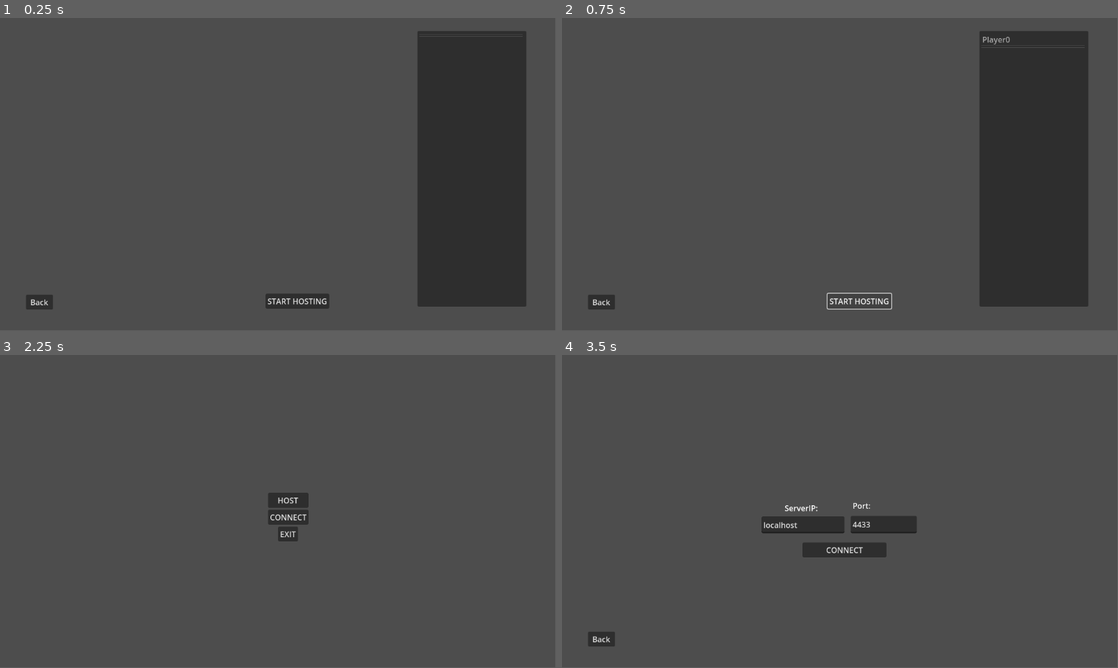
Above: before the commit, frames 1-4 (two rows, left to right).
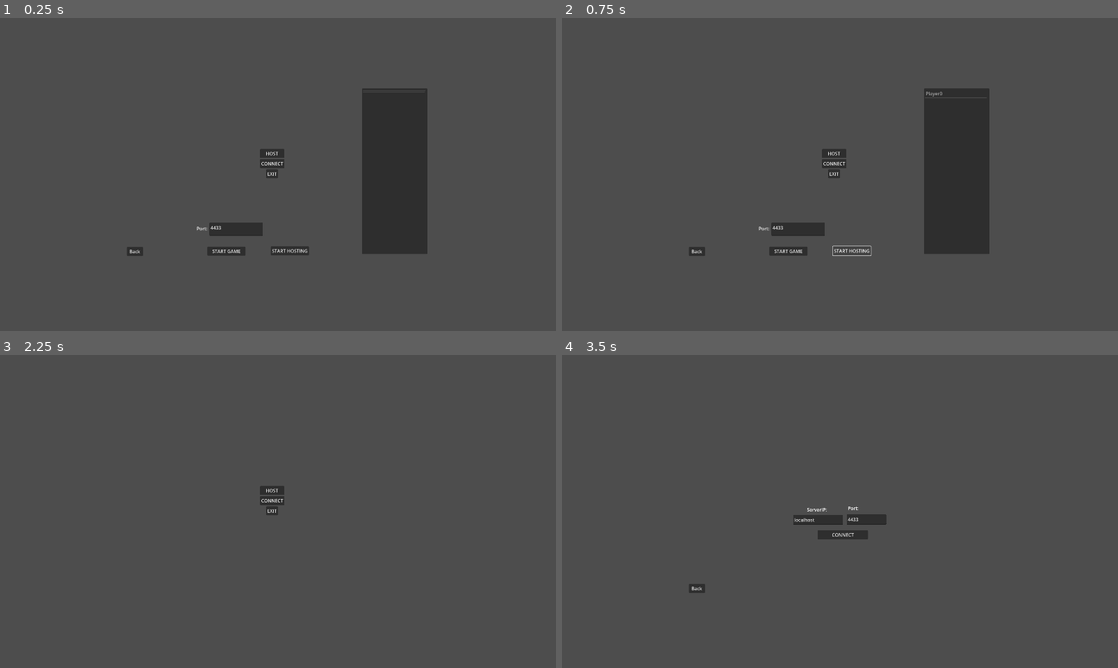
Above: after the commit, the same moments.

Repository: Igrostroy/Faith
Game: Godot game, scene res://src/scenes/menu/main.tscn
The game is run twice, just before and just after one commit, with the same random seed, the same clock (stepped at 60 frames per second) and the same inputs.
Inputs (mouse positions are in pixels of both pictures, inside the frame that each line leads up to):
- Up to frame 1 (0.25 s): no input
- Up to frame 2 (0.75 s): click "START HOSTING" at 0.5 s
- Up to frame 3 (2.25 s): click (272, 489) at 1.25 s, where only the run after the commit has a clickable "HOST"; click "Back" at 2 s
- Up to frame 4 (3.5 s): click "CONNECT" at 2.75 s
In our replay, the window is 799x449 before the commit and 800x450 after it. These sizes can differ from the game's own. Grey fills any space a smaller window leaves; there, only what the larger window draws over its background counts as a difference.

The runs differ from the first frame. In frame 1, 23% of the frame differs, in the area x 4-95%, y 4-94%; in frame 2, 23%; in frame 3, 0.8%; in frame 4, 2.3%.

Commit message:
feature(multiplayer): add level foundation

Diff:
--- a/project.godot
+++ b/project.godot
@@ -14,3 +14,9 @@
 run/main_scene="res://src/scenes/menu/main.tscn"
 config/features=PackedStringArray("4.0", "Forward Plus")
 config/icon="res://icon.svg"
+
+[display]
+
+window/size/viewport_width=1920
+window/size/viewport_height=1080
+window/stretch/mode="viewport"
--- /dev/null
+++ b/src/scenes/King.tscn
@@ -0,0 +1,19 @@
+[gd_scene load_steps=3 format=3 uid="uid://c1pcnoyt8ewoo"]
+
+[ext_resource type="Texture2D" uid="uid://dol46jyccb7c8" path="res://src/assets/castles/king.png" id="1_x6e8r"]
+
+[sub_resource type="CircleShape2D" id="CircleShape2D_0x73f"]
+radius = 94.7629
+
+[node name="King" type="Node2D"]
+
+[node name="Area2D" type="Area2D" parent="."]
+
+[node name="Sprite2D" type="Sprite2D" parent="Area2D"]
+position = Vector2(933.25, 492.474)
+scale = Vector2(0.0938118, 0.0938118)
+texture = ExtResource("1_x6e8r")
+
+[node name="CollisionShape2D" type="CollisionShape2D" parent="Area2D"]
+position = Vector2(934, 492)
+shape = SubResource("CircleShape2D_0x73f")
--- /dev/null
+++ b/src/scenes/level/BattleLevel.tscn
@@ -0,0 +1,21 @@
+[gd_scene load_steps=5 format=3 uid="uid://dxnf6lfim0k4a"]
+
+[ext_resource type="PackedScene" uid="uid://bb6cyxqar28u8" path="res://src/scenes/players/Castle1.tscn" id="1_c2sb8"]
+[ext_resource type="PackedScene" uid="uid://ciridmbcahx5j" path="res://src/scenes/players/Castle2.tscn" id="2_grpsg"]
+[ext_resource type="PackedScene" uid="uid://860yxeryutd" path="res://src/scenes/players/Castle3.tscn" id="3_cmhra"]
+[ext_resource type="Script" path="res://src/scenes/menu/scripts/Camera2D.gd" id="4_tdp7s"]
+
+[node name="root" type="Node2D"]
+
+[node name="Castle1" parent="." instance=ExtResource("1_c2sb8")]
+position = Vector2(-4, 207)
+
+[node name="Castle2" parent="." instance=ExtResource("2_grpsg")]
+position = Vector2(-517, -421)
+
+[node name="Castle3" parent="." instance=ExtResource("3_cmhra")]
+position = Vector2(626, -405)
+
+[node name="Camera2D" type="Camera2D" parent="."]
+position = Vector2(964, 534)
+script = ExtResource("4_tdp7s")
--- a/src/scenes/menu/main.tscn
+++ b/src/scenes/menu/main.tscn
@@ -34,7 +34,7 @@
 grow_vertical = 2
 script = ExtResource("1_hc677")
 
-[node name="HBoxContainer" type="HBoxContainer" parent="."]
+[node name="Level" type="HBoxContainer" parent="."]
 layout_mode = 1
 anchors_preset = 8
 anchor_left = 0.5
@@ -49,41 +49,53 @@
 grow_vertical = 2
 alignment = 1
 
-[node name="MainMenu" type="Node2D" parent="HBoxContainer"]
-visible = false
+[node name="MainMenu" type="Node2D" parent="Level"]
 
-[node name="VBoxContainer" type="VBoxContainer" parent="HBoxContainer/MainMenu"]
-offset_right = 56.0
-offset_bottom = 66.0
+[node name="VBoxContainer" type="VBoxContainer" parent="Level/MainMenu"]
+anchors_preset = 13
+anchor_left = 0.5
+anchor_right = 0.5
+anchor_bottom = 1.0
+offset_left = -42.0
+offset_right = 42.0
+grow_horizontal = 2
+grow_vertical = 2
 size_flags_horizontal = 4
 size_flags_vertical = 4
 alignment = 1
 
-[node name="HostButton" type="Button" parent="HBoxContainer/MainMenu/VBoxContainer"]
+[node name="HostButton" type="Button" parent="Level/MainMenu/VBoxContainer"]
 layout_mode = 2
 text = "HOST"
 
-[node name="ConnectButton" type="Button" parent="HBoxContainer/MainMenu/VBoxContainer"]
+[node name="ConnectButton" type="Button" parent="Level/MainMenu/VBoxContainer"]
 layout_mode = 2
 text = "CONNECT"
 
-[node name="ExitButton" type="Button" parent="HBoxContainer/MainMenu/VBoxContainer"]
+[node name="ExitButton" type="Button" parent="Level/MainMenu/VBoxContainer"]
 layout_mode = 2
 size_flags_horizontal = 4
 size_flags_vertical = 4
 text = "EXIT"
 
-[node name="HostMenu" type="Node2D" parent="HBoxContainer"]
+[node name="HostMenu" type="Node2D" parent="Level"]
 script = ExtResource("2_f2qv4")
 
-[node name="StartHostingButton" type="Button" parent="HBoxContainer/HostMenu"]
+[node name="StartHostingButton" type="Button" parent="Level/HostMenu"]
 offset_left = -5.0
 offset_top = 286.0
 offset_right = 51.0
 offset_bottom = 317.0
 text = "START HOSTING"
 
-[node name="ItemList" type="ItemList" parent="HBoxContainer/HostMenu"]
+[node name="StartGame" type="Button" parent="Level/HostMenu"]
+offset_left = -224.0
+offset_top = 287.0
+offset_right = -92.0
+offset_bottom = 318.0
+text = "START GAME"
+
+[node name="ItemList" type="ItemList" parent="Level/HostMenu"]
 offset_left = 310.0
 offset_top = -259.0
 offset_right = 536.0
@@ -93,49 +105,64 @@
 item_1/text = ""
 item_2/text = ""
 
-[node name="BackToMainMenuFromHostButton" type="Button" parent="HBoxContainer/HostMenu"]
+[node name="BackToMainMenuFromHostButton" type="Button" parent="Level/HostMenu"]
 offset_left = -502.0
 offset_top = 288.0
 offset_right = -446.0
 offset_bottom = 319.0
 text = "Back"
 
-[node name="MultiplayerSynchronizer" type="MultiplayerSynchronizer" parent="HBoxContainer/HostMenu"]
+[node name="MultiplayerSynchronizer" type="MultiplayerSynchronizer" parent="Level/HostMenu"]
 replication_config = SubResource("SceneReplicationConfig_se2so")
 
-[node name="ConnectMenu" type="Node2D" parent="HBoxContainer"]
+[node name="PortEdit" type="TextEdit" parent="Level/HostMenu"]
+offset_left = -217.0
+offset_top = 204.0
+offset_right = -32.0
+offset_bottom = 250.0
+text = "4433"
+placeholder_text = "PORT"
+
+[node name="PortLabel" type="Label" parent="Level/HostMenu"]
+offset_left = -261.0
+offset_top = 213.0
+offset_right = -221.0
+offset_bottom = 239.0
+text = "Port:"
+
+[node name="ConnectMenu" type="Node2D" parent="Level"]
 visible = false
 script = ExtResource("3_cpjdu")
 
-[node name="BackToMainMenuFromConnectButton" type="Button" parent="HBoxContainer/ConnectMenu"]
+[node name="BackToMainMenuFromConnectButton" type="Button" parent="Level/ConnectMenu"]
 offset_left = -502.0
 offset_top = 288.0
 offset_right = -446.0
 offset_bottom = 319.0
 text = "Back"
 
-[node name="ServerIPLabel" type="Label" parent="HBoxContainer/ConnectMenu"]
+[node name="ServerIPLabel" type="Label" parent="Level/ConnectMenu"]
 offset_left = -94.0
 offset_top = 20.0
 offset_right = -22.0
 offset_bottom = 46.0
 text = "ServerIP:"
 
-[node name="ConnectGameButton" type="Button" parent="HBoxContainer/ConnectMenu"]
+[node name="ConnectGameButton" type="Button" parent="Level/ConnectMenu"]
 offset_left = -57.0
 offset_top = 103.0
 offset_right = 117.0
 offset_bottom = 134.0
 text = "CONNECT"
 
-[node name="ServerIPEdit" type="TextEdit" parent="HBoxContainer/ConnectMenu"]
+[node name="ServerIPEdit" type="TextEdit" parent="Level/ConnectMenu"]
 offset_left = -142.0
 offset_top = 49.0
 offset_right = 30.0
 offset_bottom = 84.0
 text = "localhost"
 
-[node name="ServerPortEdit" type="TextEdit" parent="HBoxContainer/ConnectMenu"]
+[node name="ServerPortEdit" type="TextEdit" parent="Level/ConnectMenu"]
 offset_left = 43.0
 offset_top = 48.0
 offset_right = 180.0
@@ -143,19 +170,30 @@
 text = "4433"
 placeholder_text = "PORT"
 
-[node name="ServerPortLabel" type="Label" parent="HBoxContainer/ConnectMenu"]
+[node name="ServerPortLabel" type="Label" parent="Level/ConnectMenu"]
 offset_left = 47.0
 offset_top = 15.0
 offset_right = 119.0
 offset_bottom = 41.0
 text = "Port:"
 
-[connection signal="pressed" from="HBoxContainer/MainMenu/VBoxContainer/HostButton" to="." method="_on_host_button_pressed"]
-[connection signal="pressed" from="HBoxContainer/MainMenu/VBoxContainer/ConnectButton" to="." method="_on_connect_button_pressed"]
-[connection signal="pressed" from="HBoxContainer/MainMenu/VBoxContainer/ExitButton" to="." method="_on_exit_button_pressed"]
-[connection signal="visibility_changed" from="HBoxContainer/HostMenu" to="HBoxContainer/HostMenu" method="_on_visibility_changed"]
-[connection signal="pressed" from="HBoxContainer/HostMenu/StartHostingButton" to="HBoxContainer/HostMenu" method="_on_start_hosting_button_pressed"]
-[connection signal="pressed" from="HBoxContainer/HostMenu/BackToMainMenuFromHostButton" to="." method="_on_back_to_main_menu_button_pressed"]
-[connection signal="pressed" from="HBoxContainer/ConnectMenu/BackToMainMenuFromConnectButton" to="." method="_on_back_to_main_menu_from_connect_button_pressed"]
-[connection signal="pressed" from="HBoxContainer/ConnectMenu/ConnectGameButton" to="." method="_on_connect_game_button_pressed"]
-[connection signal="pressed" from="HBoxContainer/ConnectMenu/ConnectGameButton" to="HBoxContainer/ConnectMenu" method="_on_connect_game_button_pressed"]
+[node name="ConnectionStatus" type="Label" parent="Level/ConnectMenu"]
+offset_left = -78.0
+offset_top = -124.0
+offset_right = 120.0
+offset_bottom = -83.0
+
+[node name="MultiplayerSpawner" type="MultiplayerSpawner" parent="."]
+_spawnable_scenes = PackedStringArray("res://src/scenes/level/BattleLevel.tscn")
+spawn_path = NodePath("../Level")
+spawn_limit = 1
+
+[connection signal="pressed" from="Level/MainMenu/VBoxContainer/HostButton" to="." method="_on_host_button_pressed"]
+[connection signal="pressed" from="Level/MainMenu/VBoxContainer/ConnectButton" to="." method="_on_connect_button_pressed"]
+[connection signal="pressed" from="Level/MainMenu/VBoxContainer/ExitButton" to="." method="_on_exit_button_pressed"]
+[connection signal="visibility_changed" from="Level/HostMenu" to="Level/HostMenu" method="_on_visibility_changed"]
+[connection signal="pressed" from="Level/HostMenu/StartHostingButton" to="Level/HostMenu" method="_on_start_hosting_button_pressed"]
+[connection signal="pressed" from="Level/HostMenu/StartGame" to="." method="_on_start_game_pressed"]
+[connection signal="pressed" from="Level/HostMenu/BackToMainMenuFromHostButton" to="." method="_on_back_to_main_menu_button_pressed"]
+[connection signal="pressed" from="Level/ConnectMenu/BackToMainMenuFromConnectButton" to="." method="_on_back_to_main_menu_from_connect_button_pressed"]
+[connection signal="pressed" from="Level/ConnectMenu/ConnectGameButton" to="Level/ConnectMenu" method="_on_connect_game_button_pressed"]
--- /dev/null
+++ b/src/scenes/menu/scripts/Camera2D.gd
@@ -0,0 +1,53 @@
+extends Camera2D
+
+
+
+
+# Declare member variables here. Examples:
+# var a = 2
+# var b = "text"
+
+var MAX_BOUNDARIES = Vector2(1800, 1000)
+var MIN_BOUNDARIES = Vector2(40, 40)
+@export var MOVE_SPEED = 450.0
+
+var old_mouse_position = null
+
+var ZOOM_OFFSET = 0.25
+var ZOOM_SPEED = 4.0
+
+
+
+
+# Called every frame. 'delta' is the elapsed time since the previous frame.
+func _process(delta):
+	if old_mouse_position == null:
+		old_mouse_position = get_global_mouse_position()
+
+	var size = get_viewport_rect().size
+
+	var mouse_position = get_viewport().get_mouse_position()
+	if mouse_position.x < MIN_BOUNDARIES.x:
+		position.x -= delta * MOVE_SPEED
+		print('x < 40')
+	if mouse_position.x > MAX_BOUNDARIES.x:
+		print('x > 1000')
+		position.x += delta * MOVE_SPEED
+
+	if mouse_position.y > MAX_BOUNDARIES.y:
+		position.y += delta * MOVE_SPEED
+	if mouse_position.y < MIN_BOUNDARIES.y:
+		position.y -= delta * MOVE_SPEED
+
+	var new_mouse_position = get_global_mouse_position()
+	var offset = new_mouse_position - old_mouse_position;
+	old_mouse_position = new_mouse_position
+
+	if Input.is_action_pressed("drag"):
+
+		position -= offset * delta * MOVE_SPEED
+	if Input.is_action_pressed("ui_down"):
+		$Camera2D.zoom += Vector2(ZOOM_OFFSET, ZOOM_OFFSET) * delta * ZOOM_SPEED
+		print('ZOOM')
+	if Input.is_action_pressed("ui_up") and $Camera2D.zoom.x > 1 and $Camera2D.zoom.y > 1:
+		$Camera2D.zoom -= Vector2(ZOOM_OFFSET, ZOOM_OFFSET) * delta * ZOOM_SPEED
--- a/src/scenes/menu/scripts/ConnectMenu.gd
+++ b/src/scenes/menu/scripts/ConnectMenu.gd
@@ -1,23 +1,39 @@
 extends Node2D
 
 
-# Called when the node enters the scene tree for the first time.
-func _ready():
-	pass # Replace with function body.
+const HOST_MENU_NODE_NAME = "HostMenu"
+const CONNECTION_ESTABLISHED_SIGNAL = "_on_connection_to_server_established"
 
-
-# Called every frame. 'delta' is the elapsed time since the previous frame.
-func _process(delta):
-	pass
-
+const CONNECTED_MESSAGE = "CONNECTED"
+const LOADING_MESSAGE = "TRYING TO CONNECT"
+const DISCONNECTED_MESSAGE = "DISCONNECTED"
 
 func _on_connect_game_button_pressed():
-	var network_client = MenuNetworkClient.new()
+	var network_client = MenuNetworkClient.new(multiplayer)
 
 	var server_ip = $ServerIPEdit.text
 	var server_port = int($ServerPortEdit.text)
 	print(server_ip)
 	print(server_port)
 
-	network_client.connect_to_server(server_ip, server_port)
-	multiplayer.multiplayer_peer = network_client.client_peer
+	var status = network_client.connect_to_server(server_ip, server_port)
+	if status == MultiplayerPeer.ConnectionStatus.CONNECTION_CONNECTING:
+		$ConnectionStatus.text = "LOADING"
+	elif status == MultiplayerPeer.ConnectionStatus.CONNECTION_DISCONNECTED:
+		$ConnectionStatus.text = "DISCONNECTED"
+
+	network_client.connect_peer_connected(_on_peer_connected)
+	network_client.connect_peer_disconnected(_on_peer_disconnected)
+
+
+func _on_peer_connected(peer):
+	$ConnectionStatus.text = CONNECTED_MESSAGE
+	var root = get_tree().root.get_child(0)
+	root.emit_signal(GameRoot.CONNECTED_TO_SERVER_SIGNAL)
+	root._on_connection_to_server_established()
+
+
+
+func _on_peer_disconnected(peer):
+	print('Disconnected')
+	$ConnectionStatus.text = DISCONNECTED_MESSAGE
--- a/src/scenes/menu/scripts/HostMenu.gd
+++ b/src/scenes/menu/scripts/HostMenu.gd
@@ -11,7 +11,8 @@
 
 
 func _on_start_hosting_button_pressed():
-	var _network_server = MenuNetworkServer.new(multiplayer)
+	var server_port = int($PortEdit.text)
+	var _network_server = MenuNetworkServer.new(multiplayer, server_port)
 	_network_server.start()
 
 	_network_server.connect_peer_connected(_on_peer_connected)
@@ -22,11 +23,8 @@
 
 
 func _add_player_to_list(peer_id):
-	print("adding a player!")
 	last_player_id += 1
 	var player_name = "Player" + str(last_player_id)
-
-
 	var players_list = $ItemList
 	players_list.set_item_text(last_player_id, player_name)
 	players[peer_id] = last_player_id
--- a/src/scenes/menu/scripts/main.gd
+++ b/src/scenes/menu/scripts/main.gd
@@ -1,10 +1,10 @@
 extends Control
-
+class_name GameRoot
 
 
 # Globals
-@onready var main_menu_node = $HBoxContainer/MainMenu
-
+@onready var main_menu_node = $Level/MainMenu
+const CONNECTED_TO_SERVER_SIGNAL = "connected_to_server"
 
 
 
@@ -13,7 +13,7 @@
 @onready var exit_command: Command = ExitCommand.new(scene_tree)
 
 # ==== OpenHostMenuCommand ====
-@onready var host_menu_node = $HBoxContainer/HostMenu
+@onready var host_menu_node = $Level/HostMenu
 @onready var open_host_menu = OpenHostMenuCommand.new(
 	main_menu_node, host_menu_node,
 )
@@ -21,17 +21,34 @@
 
 
 # ==== OpenConnectMenuCommand ====
-@onready var connect_menu_node = $HBoxContainer/ConnectMenu
+@onready var connect_menu_node = $Level/ConnectMenu
 @onready var open_connect_menu = OpenConnectMenuCommand.new(
 	main_menu_node, connect_menu_node,
 )
 
 
 
+func _ready():
+	# Connect custom signals
+	self.connect(CONNECTED_TO_SERVER_SIGNAL, _on_connection_to_server_established)
+
+
+
+func change_level(scene: PackedScene):
+	# Remove old level if any.
+	var level = $Level
+	for child in level.get_children():
+		level.remove_child(child)
+		child.queue_free()
+	# Add new level.
+	level.add_child(scene.instantiate())
+
+
+
+
 # ==== Signal Handlers ====
 
 func _on_exit_button_pressed():
-	multiplayer.network_peer = null
 	exit_command.execute()
 
 
@@ -57,6 +74,12 @@
 	open_connect_menu.undo()
 
 
-func _on_connect_game_button_pressed():
+func _on_connection_to_server_established():
 	open_connect_menu.undo()
 	open_host_menu.execute()
+
+
+
+func _on_start_game_pressed():
+	var next_level = preload("res://src/scenes/level/BattleLevel.tscn")
+	change_level(next_level)
--- a/src/scenes/menu/scripts/networking/client.gd
+++ b/src/scenes/menu/scripts/networking/client.gd
@@ -3,13 +3,35 @@
 
 var client_peer = ENetMultiplayerPeer.new()
 
+var _multiplayer = null
+var _server_ip = null
+var _server_port = null
 
 
-func connect_to_server(server_ip: String, server_port: int):
+func _init(multiplayer):
+	self._multiplayer = multiplayer
+
+func connect_to_server(
+		server_ip: String, server_port: int,
+	) -> MultiplayerPeer.ConnectionStatus:
+	self._server_ip = server_ip
+	self._server_port = server_port
+
 	print("client_peer: ", client_peer)
-	var connection_result = client_peer.create_client(server_ip, server_port)
-	if connection_result != OK:
+	var create_client_status = client_peer.create_client(server_ip, server_port)
+	var connection_status = client_peer.get_connection_status()
+	if create_client_status != OK:
 		OS.alert("Failed to start multiplayer client.")
-		return
-	else:
-		print('Connected to: ', server_ip + ":" + str(server_port))
+		return connection_status
+	self._multiplayer.multiplayer_peer = client_peer
+
+	return connection_status
+
+
+func connect_peer_connected(callback: Callable):
+	print("Connected to server: " + str(self._server_ip) + ":" + str(self._server_port))
+	self._multiplayer.peer_connected.connect(callback)
+
+
+func connect_peer_disconnected(callback: Callable):
+	self._multiplayer.peer_disconnected.connect(callback)
--- a/src/scenes/menu/scripts/networking/server.gd
+++ b/src/scenes/menu/scripts/networking/server.gd
@@ -7,23 +7,26 @@
 var _multiplayer = null
 
 
-const SERVER_PORT = 4433
+const DEFAULT_PORT = 4433
 const MAX_PLAYERS = 3
 
+var _server_port = DEFAULT_PORT
 
-func _init(multiplayer):
+
+func _init(multiplayer, server_port):
 	self._multiplayer = multiplayer
+	self._server_port = int(server_port)
 
 
 func start():
 	print("server_peer: ", server_peer)
-	var create_server_result = server_peer.create_server(SERVER_PORT, MAX_PLAYERS)
+	var create_server_result = server_peer.create_server(self._server_port, MAX_PLAYERS)
 	if create_server_result != OK:
 		OS.alert("Failed to start multiplayer server.")
 		return
 	else:
 		self._multiplayer.multiplayer_peer = server_peer
-		print('Started server on port: ', SERVER_PORT)
+		print('Started server on port: ', self._server_port)
 
 
 
--- /dev/null
+++ b/src/scenes/players/Castle1.tscn
@@ -0,0 +1,25 @@
+[gd_scene load_steps=3 format=3 uid="uid://bb6cyxqar28u8"]
+
+[ext_resource type="Texture2D" uid="uid://d3stfdjn4316s" path="res://src/assets/castles/2.jpg" id="1_gkc0l"]
+[ext_resource type="PackedScene" uid="uid://c1pcnoyt8ewoo" path="res://src/scenes/King.tscn" id="2_wobjr"]
+
+[node name="Castle2" type="Node2D"]
+
+[node name="VBoxContainer" type="VBoxContainer" parent="."]
+anchors_preset = 7
+anchor_left = 0.5
+anchor_top = 1.0
+anchor_right = 0.5
+anchor_bottom = 1.0
+offset_left = -20.0
+offset_top = -40.0
+offset_right = 20.0
+grow_horizontal = 2
+grow_vertical = 0
+
+[node name="Sprite2D" type="Sprite2D" parent="VBoxContainer"]
+position = Vector2(943, 779)
+texture = ExtResource("1_gkc0l")
+
+[node name="King" parent="." instance=ExtResource("2_wobjr")]
+position = Vector2(-297, 155)
--- /dev/null
+++ b/src/scenes/players/Castle2.tscn
@@ -0,0 +1,14 @@
+[gd_scene load_steps=3 format=3 uid="uid://ciridmbcahx5j"]
+
+[ext_resource type="Texture2D" uid="uid://l6bgsrrmlxmn" path="res://src/assets/castles/3.jpg" id="2_p0ia1"]
+[ext_resource type="PackedScene" uid="uid://c1pcnoyt8ewoo" path="res://src/scenes/King.tscn" id="2_tnjnq"]
+
+[node name="Castle2" type="Node2D"]
+
+[node name="King" parent="." instance=ExtResource("2_tnjnq")]
+z_index = 1
+position = Vector2(-297, 155)
+
+[node name="Sprite2D" type="Sprite2D" parent="."]
+position = Vector2(922, 736)
+texture = ExtResource("2_p0ia1")
--- /dev/null
+++ b/src/scenes/players/Castle3.tscn
@@ -0,0 +1,14 @@
+[gd_scene load_steps=3 format=3 uid="uid://860yxeryutd"]
+
+[ext_resource type="PackedScene" uid="uid://c1pcnoyt8ewoo" path="res://src/scenes/King.tscn" id="2_psh5c"]
+[ext_resource type="Texture2D" uid="uid://discctvgcnygi" path="res://src/assets/castles/4.jpg" id="2_rqs1u"]
+
+[node name="Castle3" type="Node2D"]
+
+[node name="King" parent="." instance=ExtResource("2_psh5c")]
+z_index = 1
+position = Vector2(-297, 155)
+
+[node name="Sprite2D" type="Sprite2D" parent="."]
+position = Vector2(922, 739)
+texture = ExtResource("2_rqs1u")
--- /dev/null
+++ b/src/scenes/players/Player.tscn
@@ -0,0 +1,3 @@
+[gd_scene format=3 uid="uid://drsnf33rud48n"]
+
+[node name="player" type="Node2D"]
Not shown, added: export_presets.cfg
Binary file added: src/assets/castles/2.jpg
Not shown, added: src/assets/castles/2.jpg.import
Binary file added: src/assets/castles/3.jpg
Not shown, added: src/assets/castles/3.jpg.import
Binary file added: src/assets/castles/4.jpg
Not shown, added: src/assets/castles/4.jpg.import
Binary file added: src/assets/castles/6.jpg
Not shown, added: src/assets/castles/6.jpg.import
Binary file added: src/assets/castles/king.jpg
Not shown, added: src/assets/castles/king.jpg.import
Binary file added: src/assets/castles/king.png
(and 1 more such lines)
